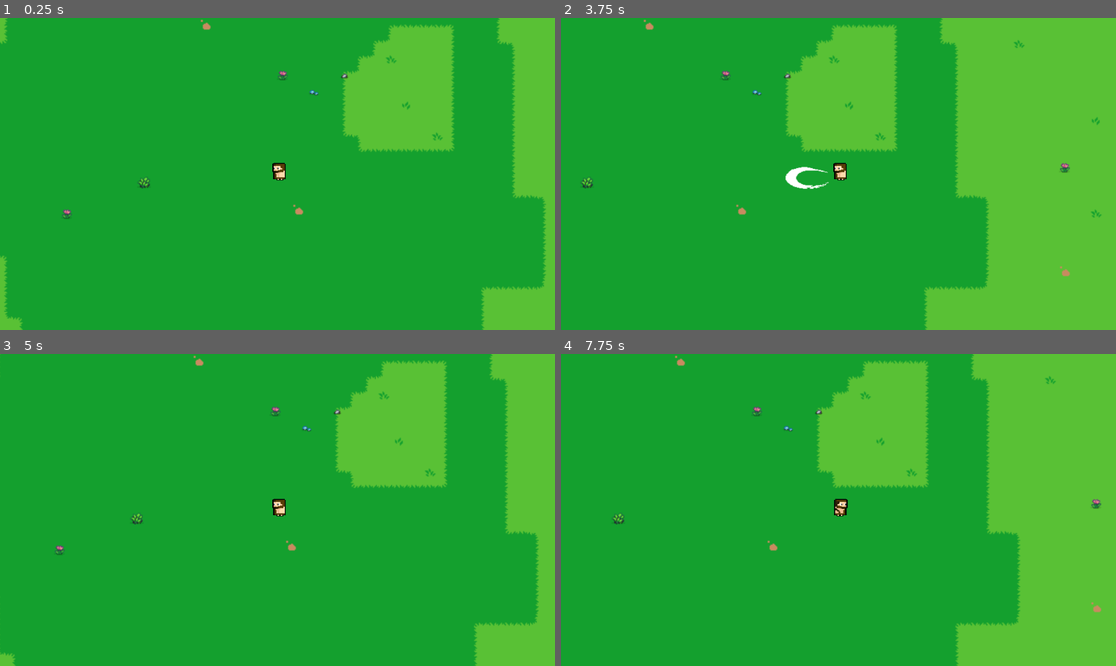
Above: before the commit, frames 1-4 (two rows, left to right).
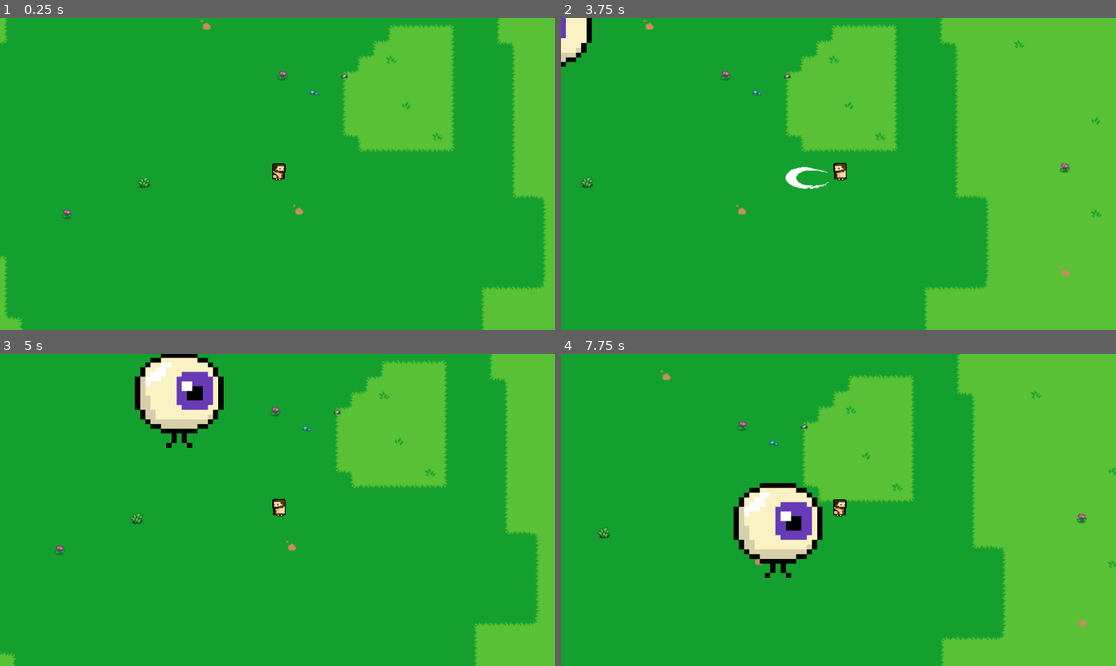
Above: after the commit, the same moments.

Repository: real-name-hidden-bit/bonk-souls-v.01
Game: Godot game, scene res://node_2d.tscn
Same seed, same stepped clock (60 frames per second), same inputs: the game is played once before the commit and once after it.
Inputs:
- Up to frame 1 (0.25 s): no input
- Up to frame 2 (3.75 s): tap Enter at 0.5 s; hold Right (ui_right) 0.53-1.28 s; tap Z (attack) every 0.75 s from 0.6 to 3.6 s; hold Down (ui_down) 1.28-2.03 s; hold Right (ui_right) 2.03-2.78 s; hold Up (ui_up) 2.78-3.53 s; hold Left (ui_left) from 3.53 s (still down)
- Up to frame 3 (5 s): keep holding Left (ui_left); tap Z (attack) at 4.35 s
- Up to frame 4 (7.75 s): release Left (ui_left) at 5.03 s; hold Down (ui_down) 5.03-5.78 s; tap Z (attack) every 0.75 s from 5.1 to 7.35 s; hold Right (ui_right) 5.78-6.53 s; hold Up (ui_up) 6.53-7.28 s; hold Right (ui_right) from 7.28 s (still down)

The runs differ from the first frame. In frame 1, 0.1% of the frame differs, in the area x 49-52%, y 46-53%; in frame 2, 0.7%; in frame 3, 3.5%; in frame 4, 11%, in the area x 6-100%, y 0-100%.

Commit message:
Enemy Movement and navigation, tileset mapping

Diff:
--- a/Scenes/Map/tileset.tres
+++ b/Scenes/Map/tileset.tres
@@ -1,6 +1,24 @@
 [gd_resource type="TileSet" format=3 uid="uid://cu7xxo3cfsplo"]
 
 [ext_resource type="Texture2D" uid="uid://bpndc0gkduq2d" path="res://Scenes/Map/tileset.png" id="1_xqa4n"]
+
+[sub_resource type="NavigationPolygon" id="NavigationPolygon_2dffe"]
+vertices = PackedVector2Array(8, 8, -8, 8, -8, -8, 8, -8)
+polygons = Array[PackedInt32Array]([PackedInt32Array(0, 1, 2, 3)])
+outlines = Array[PackedVector2Array]([PackedVector2Array(-8, -8, 8, -8, 8, 8, -8, 8)])
+agent_radius = 0.0
+
+[sub_resource type="NavigationPolygon" id="NavigationPolygon_rwt5y"]
+vertices = PackedVector2Array(8, 8, -8, 8, -8, -8, 8, -8)
+polygons = Array[PackedInt32Array]([PackedInt32Array(0, 1, 2, 3)])
+outlines = Array[PackedVector2Array]([PackedVector2Array(-8, -8, 8, -8, 8, 8, -8, 8)])
+agent_radius = 0.0
+
+[sub_resource type="NavigationPolygon" id="NavigationPolygon_xjj3a"]
+vertices = PackedVector2Array(8, 8, -8, 8, -8, -8, 8, -8)
+polygons = Array[PackedInt32Array]([PackedInt32Array(0, 1, 2, 3)])
+outlines = Array[PackedVector2Array]([PackedVector2Array(-8, -8, 8, -8, 8, 8, -8, 8)])
+agent_radius = 0.0
 
 [sub_resource type="TileSetAtlasSource" id="TileSetAtlasSource_cn3lXeZi_Qy"]
 texture = ExtResource("1_xqa4n")
@@ -17,6 +35,7 @@
 7:1/0 = 0
 0:2/0 = 0
 1:2/0 = 0
+1:2/0/navigation_layer_0/polygon = SubResource("NavigationPolygon_2dffe")
 2:2/0 = 0
 3:2/0 = 0
 4:2/0 = 0
@@ -40,10 +59,12 @@
 1:5/0 = 0
 2:5/0 = 0
 3:5/0 = 0
+3:5/0/navigation_layer_0/polygon = SubResource("NavigationPolygon_rwt5y")
 4:5/0 = 0
 7:5/0 = 0
 0:6/0 = 0
 4:6/0 = 0
+4:6/0/navigation_layer_0/polygon = SubResource("NavigationPolygon_xjj3a")
 5:6/0 = 0
 6:6/0 = 0
 7:6/0 = 0
@@ -81,4 +102,6 @@
 [resource]
 physics_layer_0/collision_layer = 1
 physics_layer_0/collision_mask = 2
+navigation_layer_0/layers = 1
+navigation_layer_1/layers = 1
 sources/0 = SubResource("TileSetAtlasSource_cn3lXeZi_Qy")
--- a/Scenes/Player/Player.tscn
+++ b/Scenes/Player/Player.tscn
@@ -86,13 +86,13 @@
 script = ExtResource("1_ft8w5")
 
 [node name="left" type="Sprite2D" parent="." unique_id=256414668]
+visible = false
 position = Vector2(3.9999962, -4.4999924)
 scale = Vector2(0.023529412, 0.021764701)
 texture = ExtResource("2_h54ih")
 
 [node name="right" type="Sprite2D" parent="." unique_id=913337714]
-visible = false
-position = Vector2(3.9999962, -4.4999924)
+position = Vector2(1.9999999, -4)
 scale = Vector2(0.023529412, 0.021764701)
 texture = ExtResource("3_h54ih")
 
--- a/Scripts/enemy.gd
+++ b/Scripts/enemy.gd
@@ -1,8 +1,11 @@
 extends CharacterBody2D
 
 @onready var animated_sprite: AnimatedSprite2D = $AnimatedSprite2D
+@onready var character_body_2d: CharacterBody2D = $"../CharacterBody2D" # player
+@onready var nav: NavigationAgent2D = $NavigationAgent2D
 
 var hp: int = 50
+var speed = 150 # new
 
 func _ready() -> void:
 	# Start the walking animation immediately
@@ -10,7 +13,35 @@
 
 func _physics_process(delta: float) -> void:
 	# Keeping this empty for now so we can focus purely on combat testing
-	pass
+	_move_towards_player()
+
+# Movement Logic????
+func _move_towards_player() -> void:
+	set_movement_target(character_body_2d.position)
+	if nav.is_navigation_finished():
+		return
+
+	var current_agent_position: Vector2 = global_position
+	var next_path_position: Vector2 = nav.get_next_path_position()
+
+	var new_velocity = current_agent_position.direction_to(next_path_position) * speed
+
+	if nav.avoidance_enabled:
+		nav.set_velocity(new_velocity)
+	else:
+		_velocity_computed(new_velocity)
+
+	move_and_slide()
+
+func _velocity_computed(safe_velocity: Vector2):
+	velocity = safe_velocity
+
+func actor_setup():
+	await get_tree().physics_frame
+	set_movement_target(character_body_2d.position)
+
+func set_movement_target(movement_target: Vector2):
+	nav.target_position = movement_target
 
 # --- COMBAT LOGIC ---
 
